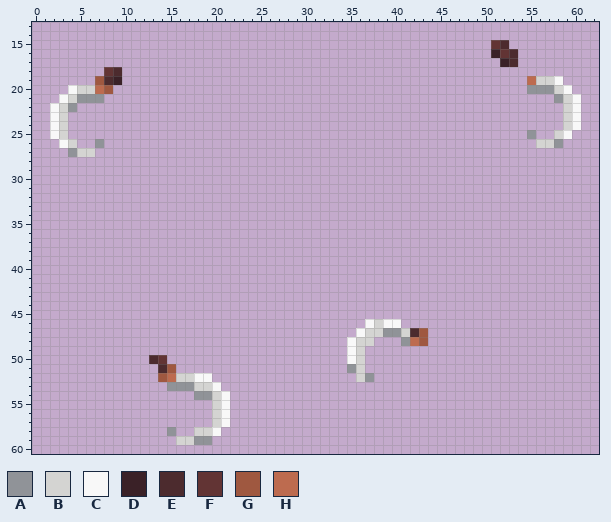
A pixel-art sprite gets an edit: Resources/Textures/_CP14/Objects/Weapons/Melee/Sickle/sickle.rsi/inhand-right.png. Above: the version before the commit.
The file is 64x64 pixels. Shown: x 0..62, y 13..60.
Palette (. is transparent): A #909398  B #d4d4d2  C #f8f8f8  D #3a2127  E #4c2b2e  F #623434  G #9f5840  H #bd6b4f
Once edited:
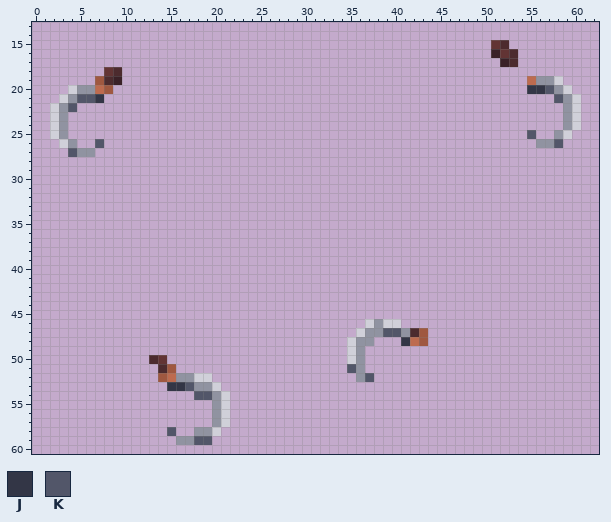
Colours new in this view: J #333646  K #525669
Changes in this commit:
@@ palette @@
-B #d4d4d2
+B #9093a1
-C #f8f8f8
+C #d0d0d9
@@ x 0..62 @@
 19 .......GED.............................................HBBC....
-20 ....CBBHG..............................................AAABC...
-21 ...CBAAA..................................................ABC..
-22 ..CBA......................................................BC..
+20 ....CBBHG..............................................JJKBC...
+21 ...CBKKJ..................................................KBC..
+22 ..CBK......................................................BC..
 23 ..CB.......................................................BC..
 24 ..CB.......................................................BC..
-25 ..CB...................................................A..BC...
-26 ...CB..A................................................BBA....
-27 ....ABB........................................................
+25 ..CB...................................................K..BC...
+26 ...CB..K................................................BBK....
+27 ....KBB........................................................
 28 ...............................................................
@@ x 13..43 @@
 46 ........................CBCC...
-47 .......................CBBAABEG
-48 ......................CBB...AHG
+47 .......................CBBKKBEG
+48 ......................CBB...JHG
 49 ......................CB.......
 50 EF....................CB.......
-51 .EG...................AB.......
-52 .GHBBCC................BA......
-53 ..AAABBC.......................
-54 .....AABC......................
+51 .EG...................KB.......
+52 .GHBBCC................BK......
+53 ..JJKBBC.......................
+54 .....KKBC......................
 55 .......BC......................
@@ x 13..21 @@
 57 .......BC
-58 ..A..BBC.
-59 ...BBAA..
+58 ..K..BBC.
+59 ...BBKK..
 60 .........
